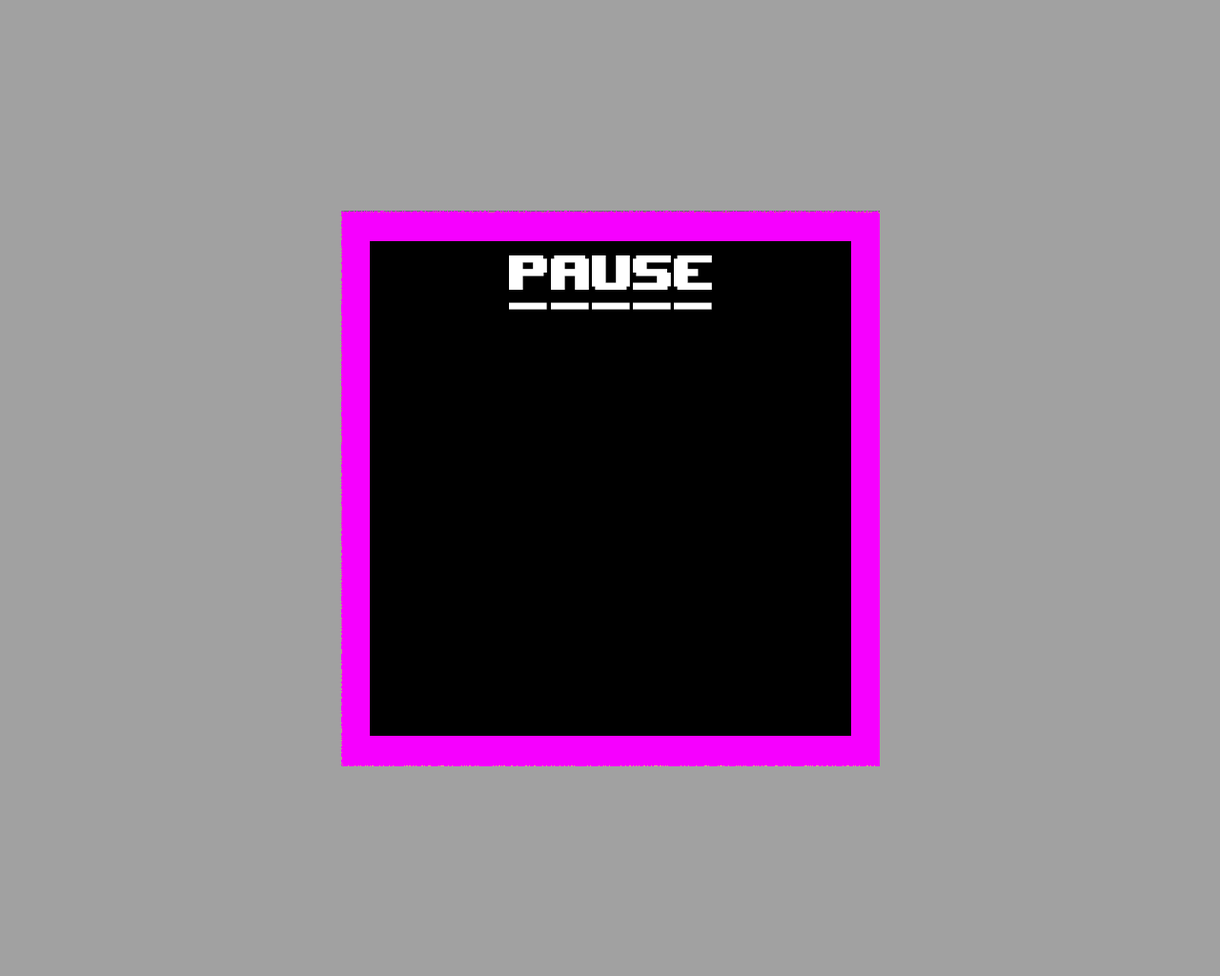
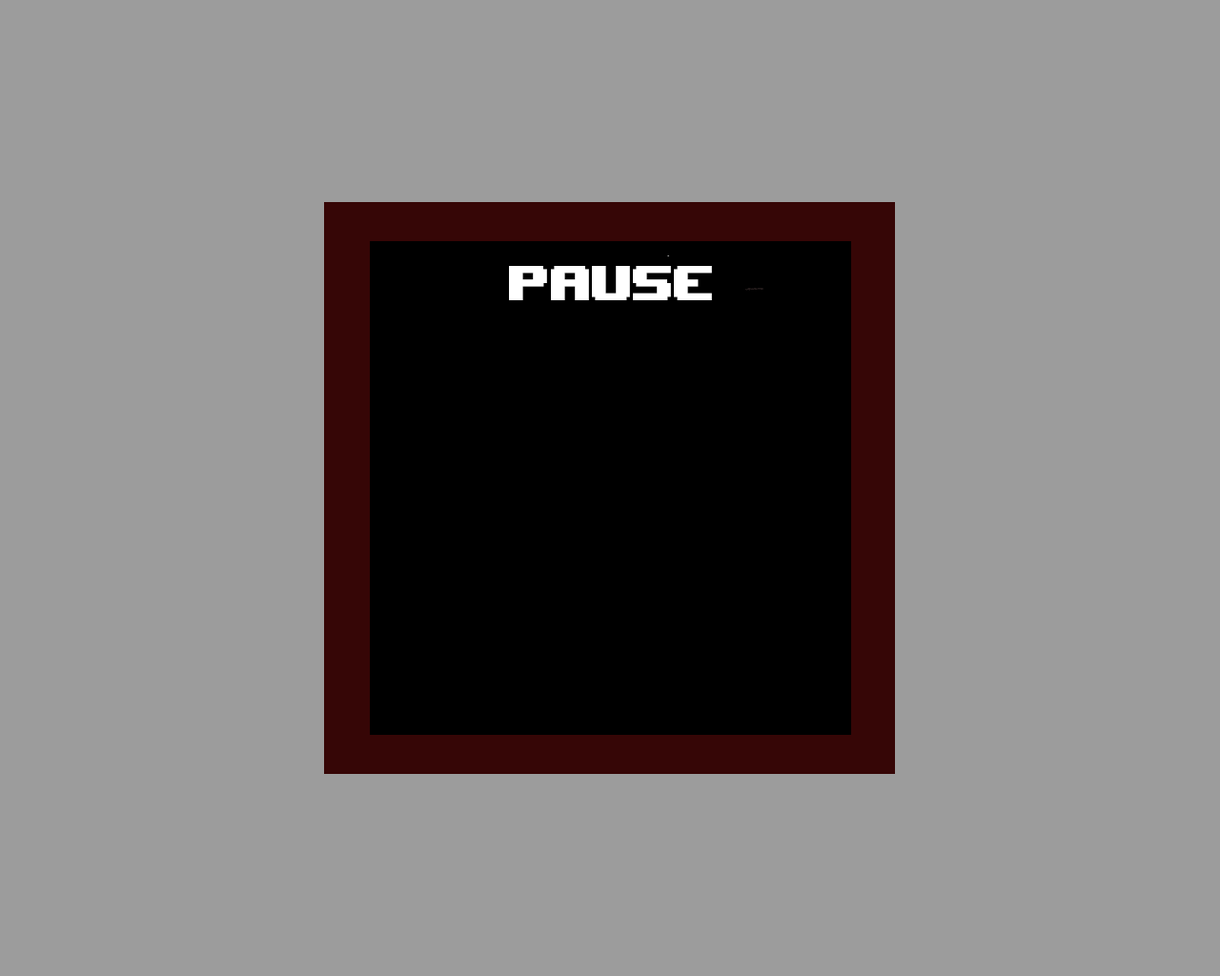
Two versions of the same layered image (1220x976). Layer-by-layer changes:
renamed "Layer 2" to "Rectangle 1", hid it, opacity 37% → 100%, moved it above "pause", painted on it over [0, 0, 1220, 976]
renamed "Layer 1" to "pause", showed it, moved it above "Layer 4", painted on it over [341, 210, 880, 767]
added layer "Layer 4" (39%) above "Layer 3" over [0, 0, 1220, 976]
renamed "-----" to "Layer 3", painted on it over [509, 255, 764, 310]
removed layer "PAUSE" over [509, 255, 713, 290]
removed layer "Rectangle 1" over [369, 255, 852, 737]
removed layer "Layer 3" over [341, 210, 880, 767]
added layer "Layer 5" over [324, 202, 896, 775]
